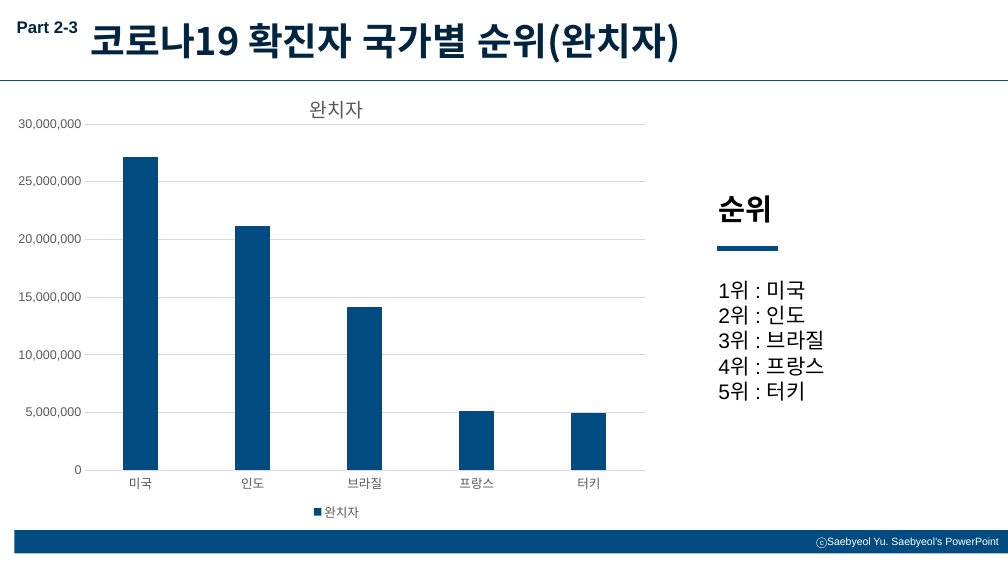
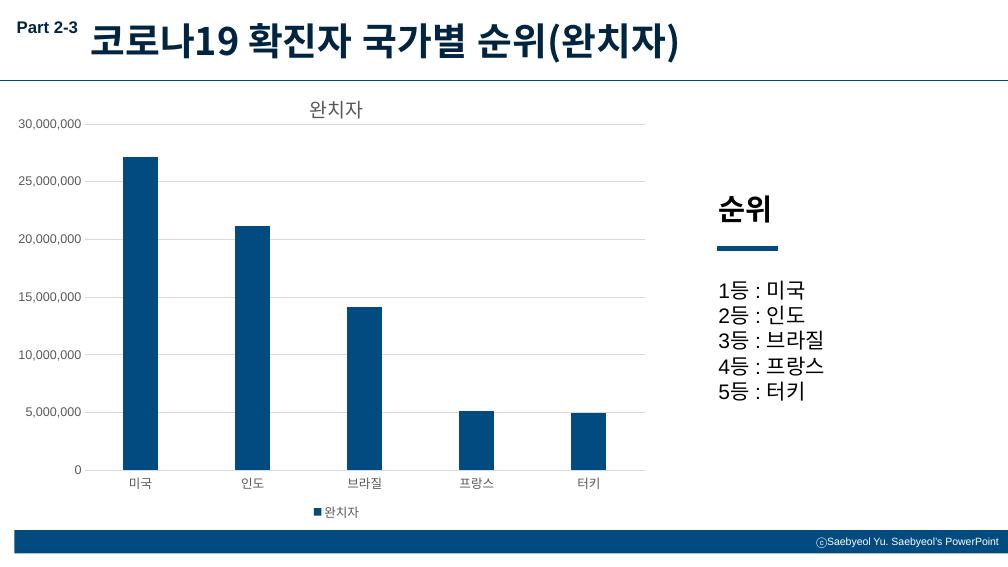
Before and after one commit to tjwnsgh112233/30412, a slide deck: slide 8 of 코로나 국가별 인원(30412서준호).pptx. Drawn at 1008x567 pixels with LibreOffice and Linux fonts; fonts in the diff are those of the drawing. Boxes give left, top, right and bottom in pixels: in the first picture for what was removed or moved away, otherwise in the second. Text is boxed around its words. In the diff, an @@ line names an element or a change of style, - is before the commit and + after.

```diff
--- a/코로나 국가별 인원(30412서준호).pptx
+++ b/코로나 국가별 인원(30412서준호).pptx
@@ text at (718, 280, 825, 401): text changed @@
-1위 : 미국
-2위 : 인도
-3위 : 브라질
-4위 : 프랑스
-5위 : 터키
+1등 : 미국
+2등 : 인도
+3등 : 브라질
+4등 : 프랑스
+5등 : 터키
```
Also in this commit, not shown: 3 other slides changed.
